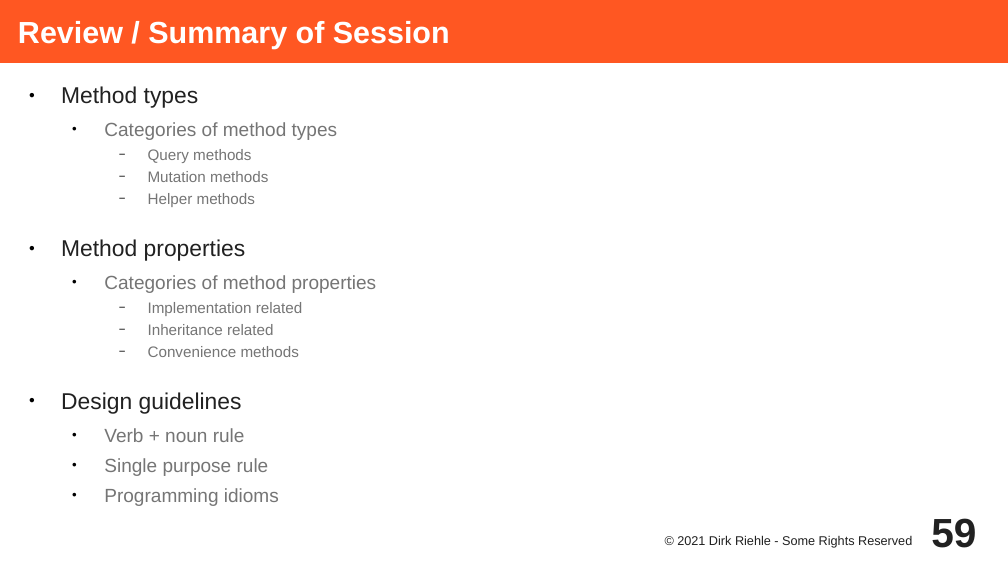
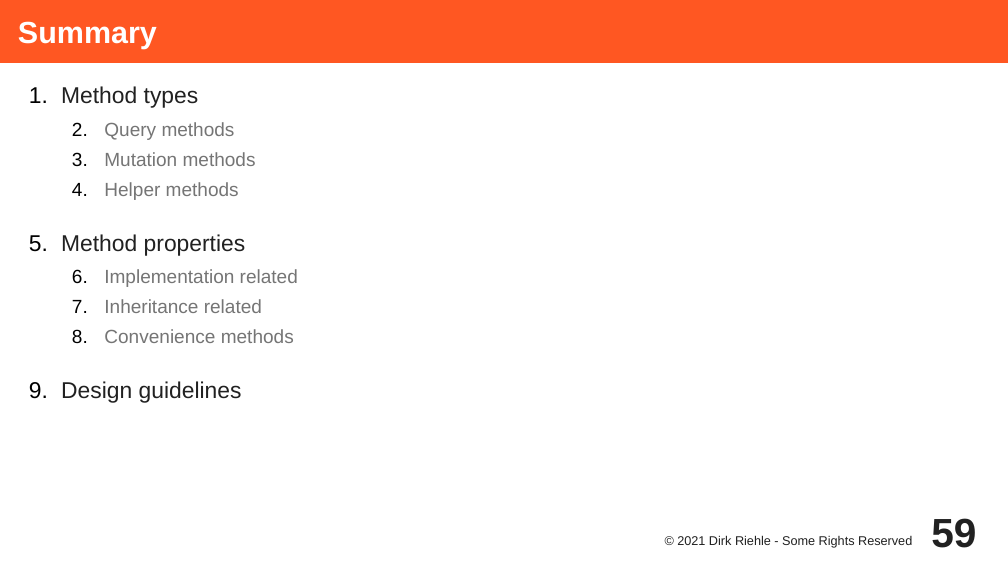
Before and after one commit to dirkriehle/adap-course, a slide deck: slide 59 of Lecture Slides/ADAP C01 - Method Types and Properties.odp. Drawn at 1008x567 pixels with LibreOffice and Linux fonts; fonts in the diff are those of the drawing. Boxes give left, top, right and bottom in pixels: in the first picture for what was removed or moved away, otherwise in the second. Text is boxed around its words. In the diff, an @@ line names an element or a change of style, - is before the commit and + after.

```diff
--- a/Lecture Slides/ADAP C01 - Method Types and Properties.odp
+++ b/Lecture Slides/ADAP C01 - Method Types and Properties.odp
@@ title at (x1=18, y1=21, x2=157, y2=49): text changed @@
-Review / Summary of Session
+Summary
@@ text at (x1=61, y1=86, x2=298, y2=403): paragraph removed @@
-  ● Categories of method properties
@@ text "Method types" at (x1=61, y1=86, x2=298, y2=403): size 12 to 15 pt in "Query methods", "Mutation methods", "Helper methods", "Implementation related" and 2 more places; bullet ● to 1.; bullet − to 1.; list level 3 to 2 in "Query methods"; list level 3 to 2 in "Mutation methods"; list level 3 to 2 in "Helper methods"; list level 3 to 2 in "Implementation related"; list level 3 to 2 in "Inheritance related"; list level 3 to 2 in "Convenience methods" @@
@@ text at (x1=104, y1=122, x2=337, y2=140): paragraph removed @@
-  ● Categories of method types
@@ text at (x1=104, y1=428, x2=279, y2=506): paragraphs removed @@
-  ● Verb + noun rule
-  ● Single purpose rule
-  ● Programming idioms
```
Also in this commit, not shown: 1 other slide changed, 7 other files.
